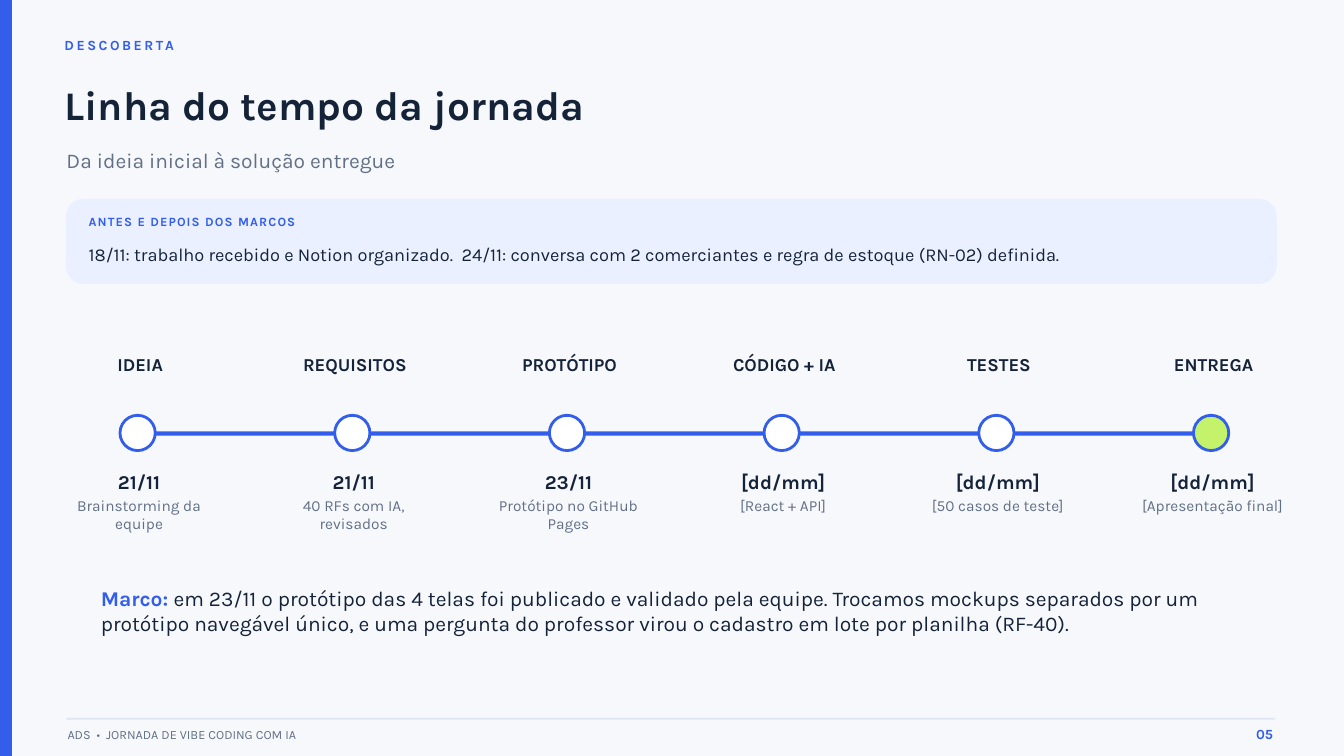
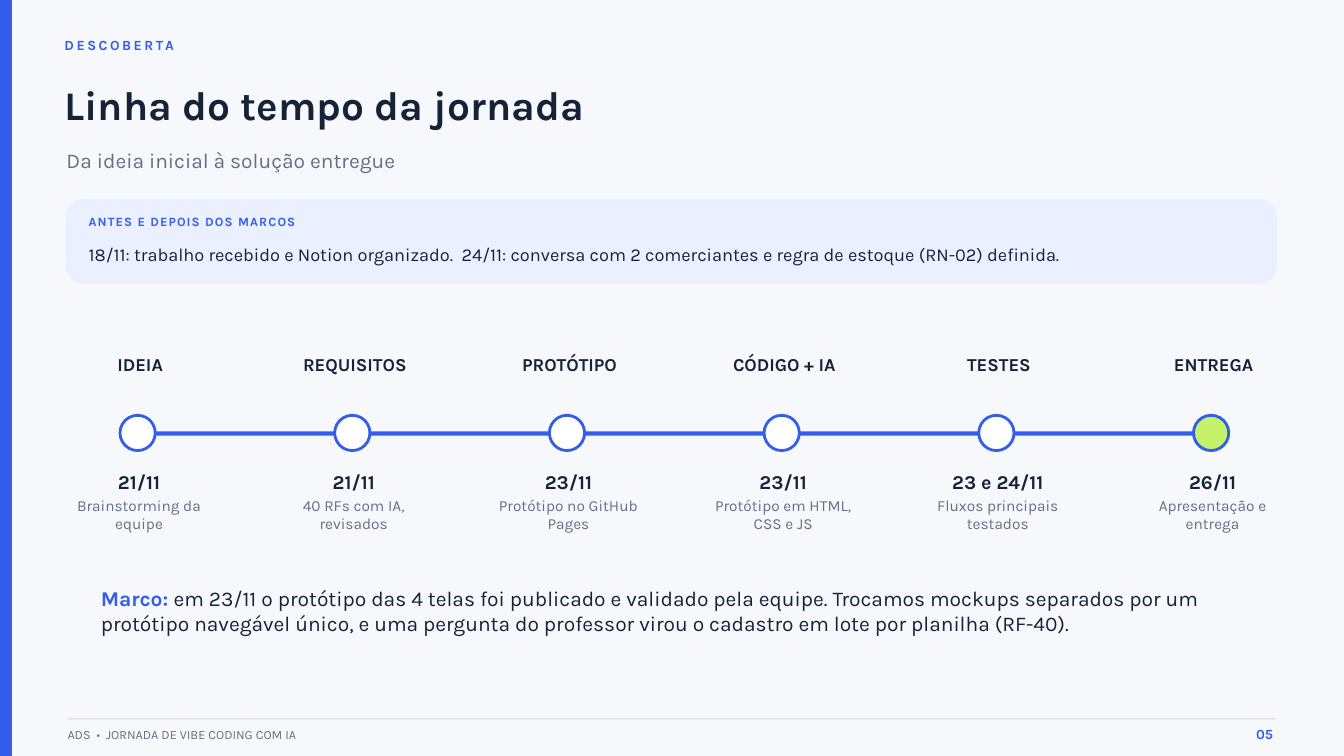
Before and after one commit to yi-cley/PDVPocketEdition, a slide deck: slide 5 of 10 - Apresentacao/PDV_de_Bolso_slides_1-6.pptx. Drawn at 1344x756 pixels with LibreOffice and Linux fonts; fonts in the diff are those of the drawing. Boxes give left, top, right and bottom in pixels: in the first picture for what was removed or moved away, otherwise in the second. Text is boxed around its words. In the diff, an @@ line names an element or a change of style, - is before the commit and + after.

```diff
--- a/10 - Apresentacao/PDV_de_Bolso_slides_1-6.pptx
+++ b/10 - Apresentacao/PDV_de_Bolso_slides_1-6.pptx
@@ text at (x1=715, y1=474, x2=851, y2=529): text changed @@
-[dd/mm]
-[React + API]
+23/11
+Protótipo em HTML, CSS e JS
@@ text at (x1=937, y1=474, x2=1058, y2=529): text changed @@
-[dd/mm]
-[50 casos de teste]
+23 e 24/11
+Fluxos principais testados
@@ text at (x1=1159, y1=474, x2=1266, y2=533): text changed @@
-[dd/mm]
-[Apresentação final]
+26/11
+Apresentação e entrega
```
Also in this commit, not shown: 2 other slides changed, 2 other files.
